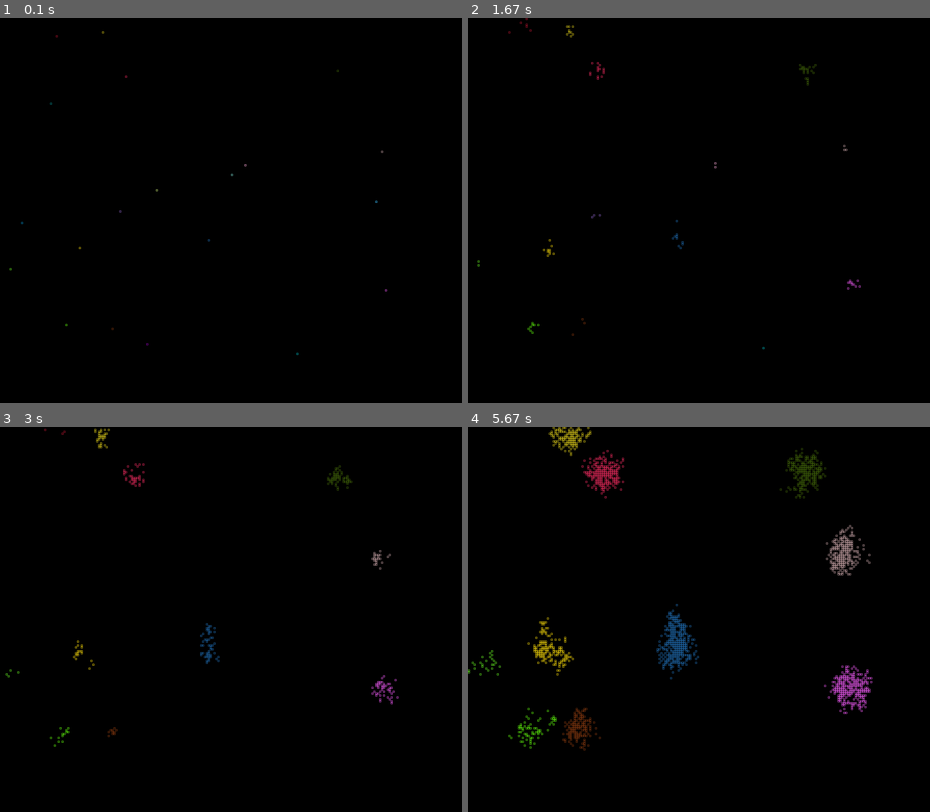
Above: before the commit, frames 1-4 (two rows, left to right).
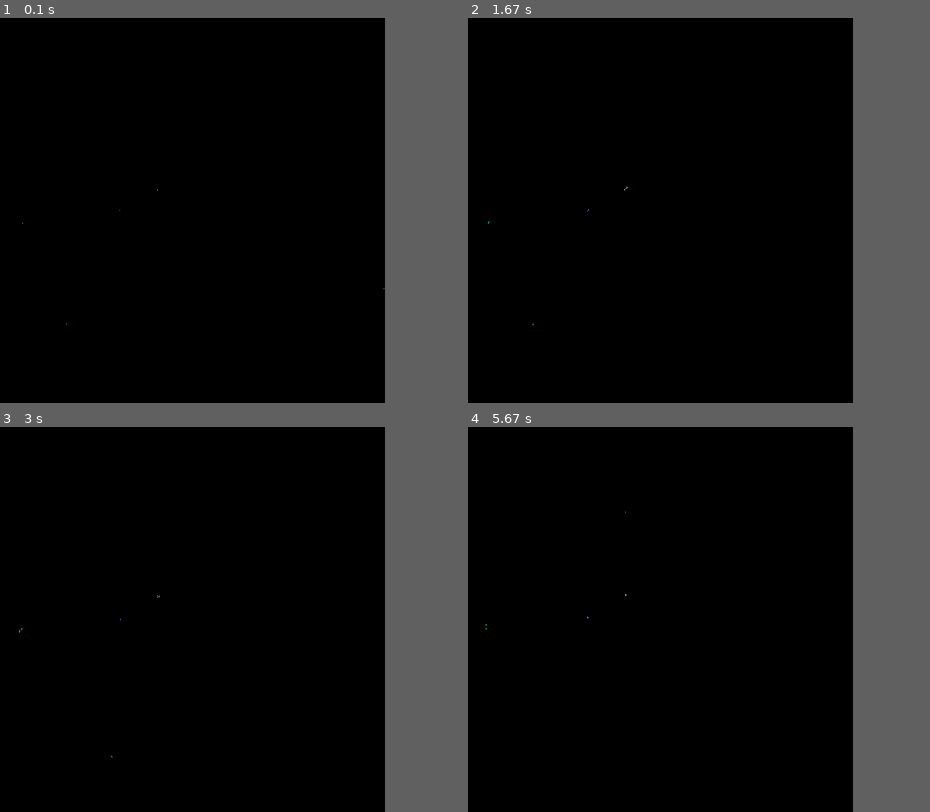
Above: after the commit, the same moments.

Repository: 6hAkunAmAtAtA9/Evolution_simulation_pygame
Game: pygame game, started from evolution_game.py
Same seed, same stepped clock (60 frames per second), same inputs: the game is played once before the commit and once after it.
Inputs:
- Up to frame 1 (0.1 s): no input
- Up to frame 2 (1.67 s): no input
- Up to frame 3 (3 s): no input
- Up to frame 4 (5.67 s): no input
In our replay, the window is 900x750 before the commit and 750x750 after it. These sizes can differ from the game's own. Grey fills any space a smaller window leaves; there, only what the larger window draws over its background counts as a difference.

The runs differ from the first frame. In frame 1, less than 0.1% of the frame differs, in the area x 2-84%, y 3-88%; in frame 2, 0.2%; in frame 3, 0.6%; in frame 4, 3.2%, in the area x 0-88%, y 0-84%.

Commit message:
3. Add genome. New working killer. Round eternity

Diff:
--- /dev/null
+++ b/Genome.py
@@ -0,0 +1,8 @@
+import random
+from settings import Settings
+
+
+class Genome():
+
+    def __init__(self):
+        self.settings = Settings()
--- a/actions.py
+++ b/actions.py
@@ -2,165 +2,143 @@
 import pygame
 from settings import Settings
 from cell import Cell
+
 settings = Settings()
 
 
 def life_cicle(cell, cell_list):
     """Main circle of events in cells life"""
+    print(cell.x, cell.y, cell.genome)
     location = nearby_objects(cell, cell_list)
-    birth(cell, cell_list, location)
-    square_moving(cell, cell_list, location)
-    cell.action_possibility = False
-    cell.freedom_love += 1
+    if killer(cell, cell_list, location):  # если ложь клетка умерла, смысла жить нет
+        potention = get_activities(cell)
+        # print('potention', potention)
+        if potention >= 90:
+            square_moving(cell, cell_list, location)
+        if potention > 95:
+            birth(cell, cell_list)
 
+        if potention > 100:
+            mutation(cell)
 
-
-
-
-    #print(location[0], location[1], location[2], sep='\n')
-    #print(nearby_objects(cell, cell_list))
-
-
-# Первое движение(плавное)
-def moving(cell):
-
-    if cell.step_counter == 0:
-        cell.moving_indicator = random.randint(1, 4)
-        cell.moving_leight = random.randint(0, 50)
-
-        if cell.moving_indicator == 1 and cell.x < cell.settings.screen_width - cell.width:
-            cell.move_right_flag = True
-        elif cell.moving_indicator == 2 and cell.x > 0:
-            cell.move_left_flag = True
-        elif cell.moving_indicator == 3 and cell.y > 0:
-            cell.move_up_flag = True
-        elif cell.moving_indicator == 4 and cell.y < cell.settings.screen_height - cell.height:
-            cell.move_down_flag = True
-
-    if cell.x >= cell.settings.screen_width - cell.width or cell.step_counter == cell.moving_leight:
-        cell.move_right_flag = False
-    if cell.x <= 0 or cell.step_counter == cell.moving_leight:
-        cell.move_left_flag = False
-    if cell.y >= cell.settings.screen_height - cell.height or cell.step_counter == cell.moving_leight:
-        cell.move_down_flag = False
-    if cell.y <= 0 or cell.step_counter == cell.moving_leight:
-        cell.move_up_flag = False
-
-    if cell.step_counter == cell.moving_leight or (not cell.move_right_flag and not cell.move_left_flag
-                                                   and not cell.move_up_flag and not cell.move_down_flag):
-        cell.step_counter = 0
-
-    if cell.move_right_flag:
-        cell.x += 1
-
-        cell.step_counter += 1
-
-    if cell.move_left_flag:
-        cell.x -= 1
-
-        cell.step_counter += 1
-
-    if cell.move_up_flag:
-        cell.y -= 1
-
-        cell.step_counter += 1
-
-    if cell.move_down_flag:
-        cell.y += 1
-
-        cell.step_counter += 1
-
-    cell.object = pygame.Rect((cell.x, cell.y, cell.width, cell.height))
+        cell.action_possibility = False
+        cell.energy -= 1 + cell.genome["Желание_жить"] * 0.3
 
 def square_moving(cell, cell_list, location):
-    cell.moving_indicator = random.choice(('up', 'down', 'left', 'right'))
+    cell.moving_indicator = random.choice(('up', 'down', 'left', 'right', 'down', 'right', 'left'))  # 2 down added
 
     if cell.moving_indicator == 'up' and location[0][1] == '0':
-        cell_list[cell.y - 1][cell.x] = cell
-        cell_list[cell.y][cell.x] = '0'
-        cell.y -= 1
-        cell.energy -= 1
-        cell.freedom_love -= 2
+        if cell.y - 1 >= 0:
+            cell_list[cell.y - 1][cell.x] = cell
+            cell_list[cell.y][cell.x] = '0'
+            cell.y -= 1
+        else:
+            cell_list[settings.y_size][cell.x] = cell
+            cell_list[cell.y][cell.x] = '0'
+            cell.y = settings.y_size
 
     if cell.moving_indicator == 'down' and location[2][1] == '0':
-        cell_list[cell.y + 1][cell.x] = cell
-        cell_list[cell.y][cell.x] = '0'
-        cell.y += 1
-        cell.energy -= 1
-        cell.freedom_love -= 2
+        try:
+            cell_list[cell.y + 1][cell.x] = cell
+            cell_list[cell.y][cell.x] = '0'
+            cell.y += 1
+        except IndexError:
+            cell_list[0][cell.x] = cell
+            cell_list[cell.y][cell.x] = '0'
+            cell.y = 0
 
     if cell.moving_indicator == 'left' and location[1][0] == '0':
-        cell_list[cell.y][cell.x - 1] = cell
-        cell_list[cell.y][cell.x] = '0'
-        cell.x -= 1
-        cell.energy -= 1
-        cell.freedom_love -= 2
+        if cell.x - 1 >= 0:
+            cell_list[cell.y][cell.x - 1] = cell
+            cell_list[cell.y][cell.x] = '0'
+            cell.x -= 1
+        else:
+            cell_list[cell.y][cell.settings.x_size] = cell
+            cell_list[cell.y][cell.x] = '0'
+            cell.x = settings.x_size
 
     if cell.moving_indicator == 'right' and location[1][2] == '0':
-        cell_list[cell.y][cell.x + 1] = cell
-        cell_list[cell.y][cell.x] = '0'
-        cell.x += 1
-        cell.energy -= 1
-        cell.freedom_love -= 2
+        try:
+            cell_list[cell.y][cell.x + 1] = cell
+            cell_list[cell.y][cell.x] = '0'
+            cell.x += 1
+        except IndexError:
+            cell_list[cell.y][0] = cell
+            cell_list[cell.y][cell.x] = '0'
+            cell.x = 0
 
     cell.object = pygame.Rect((cell.x * cell.width, cell.y * cell.height, cell.width, cell.height))
 
-def movement_possibility(cell, cell_list):
-    for v in cell_list.values():
-        if cell == v:
-            continue
-        if cell.x == v.x and cell.y == v.y:
-            return False
-    return True
 
 def nearby_objects(cell, cell_list):
-    top = ['0', '0', '0']
+    top = ['-', '0', '-']
     middle = ['0', 'C', '0']
-    bottom = ['0', '0', '0']
+    bottom = ['-', '0', '-']
 
-    top[0] = try_to_see(cell_list, cell.y - 1, cell.x - 1)
+    # top[0] = try_to_see(cell_list, cell.y - 1, cell.x - 1)
     top[1] = try_to_see(cell_list, cell.y - 1, cell.x)
-    top[2] = try_to_see(cell_list, cell.y - 1, cell.x + 1)
+    # top[2] = try_to_see(cell_list, cell.y - 1, cell.x + 1)
     middle[0] = try_to_see(cell_list, cell.y, cell.x - 1)
     middle[2] = try_to_see(cell_list, cell.y, cell.x + 1)
-    bottom[0] = try_to_see(cell_list, cell.y + 1, cell.x - 1)
+    # bottom[0] = try_to_see(cell_list, cell.y + 1, cell.x - 1)
     bottom[1] = try_to_see(cell_list, cell.y + 1, cell.x)
-    bottom[2] = try_to_see(cell_list, cell.y + 1, cell.x + 1)
+    # bottom[2] = try_to_see(cell_list, cell.y + 1, cell.x + 1)
     return [top, middle, bottom]
 
+
 def try_to_see(cell_list, oringinal_y, original_x):
-    a = '-'
-    if original_x < 0 or oringinal_y < 0:
-        return '-'
     try:
         a = cell_list[oringinal_y][original_x]
     except IndexError:
-        a = '-'
+        if oringinal_y > settings.y_size:
+            a = cell_list[0][original_x]
+        if oringinal_y < 0:
+            a = cell_list[settings.y_size][original_x]
+        if original_x > settings.x_size:
+            a = cell_list[oringinal_y][0]
+        if original_x < 0:
+            a = cell_list[oringinal_y][settings.x_size]
     return a
 
 
-def birth(cell, cell_list, location):
-    birth_probability = random.randint(1, 5)
-    if birth_probability >= 5 and len(cell_list) - 1 > cell.y > 1:
+def birth(cell, cell_list):
+    if settings.y_size > cell.y > 0:
         if cell_list[cell.y - 1][cell.x] == '0':
             try:
-                cell_list[cell.y - 1][cell.x] = Cell(cell.y - 1, cell.x, cell.color)
-
+                cell_list[cell.y - 1][cell.x] = Cell(cell.y - 1, cell.x, cell.color, cell.genome)
             except IndexError:
                 pass
         elif cell_list[cell.y + 1][cell.x] == '0':
             try:
-                cell_list[cell.y + 1][cell.x] = Cell(cell.y + 1, cell.x, cell.color)
+                cell_list[cell.y + 1][cell.x] = Cell(cell.y + 1, cell.x, cell.color, cell.genome)
             except IndexError:
                 pass
 
 
+def killer(cell, cell_list, location):
+    free_place = 0
+    for raw in location:
+        free_place += raw.count('0') + raw.count('-')
+    if cell.energy <= 0 or free_place < settings.free_place_needing:
+        cell_list[cell.y][cell.x] = '0'
+        return False
+    return True
 
-def killer(cell_list, death_count):
-    for i in range(len(cell_list)):
-        for j in range(len(cell_list[i])):
-            if cell_list[i][j] != '0':
-                if (cell_list[i][j].type == 'cell' and cell_list[i][j].freedom_love > 10) or cell_list[i][j].energy == 0:
-                    cell_list[i][j] = '0'
-                    death_count += 1
-    return death_count
+
+def get_activities(cell):
+    potention = random.randint(0, 100) + cell.genome['Желание_жить']
+
+    return potention
+
+
+def mutation(cell):
+    if cell.genome['Желание_жить'] < 50:
+        cell.genome['Желание_жить'] = round(cell.genome['Желание_жить'] + 0.1, 1)
+        if 255 > cell.color[0] > 0:
+            cell.color[0] -= 1
+        elif 255 > cell.color[0] > 0:
+            cell.color[1] -= 1
+        elif 255 > cell.color[0] > 0:
+            cell.color[2] -= 1
+        else:
+            pass
--- a/cell.py
+++ b/cell.py
@@ -4,9 +4,8 @@
 
 class Cell():
 
-    def __init__(self, y, x, color):
+    def __init__(self, y, x, color, genome):
         self.type = 'cell'
-
         self.settings = Settings()
         self.width = self.settings.start_size
         self.height = self.settings.start_size
@@ -16,6 +15,7 @@
         self.energy = self.settings.start_energy
         self.action_possibility = False
         self.freedom_love = 0
+        self.genome = genome
 
 
         #self.color = random.choice(self.settings.colors)
--- a/evolution_game.py
+++ b/evolution_game.py
@@ -19,20 +19,19 @@
         self.objects = [['0' for _ in range(int(self.settings.screen_width / self.settings.start_size))]
                         for _ in range(int(self.settings.screen_height / self.settings.start_size))]
 
-
         arr = []
         for _ in range(self.settings.cells_start_count):
             a = random.randint(0, len(self.objects))
-            b = random.randint(0, len(self.objects))
+            b = random.randint(0, len(self.objects[0]))
             arr.append((a, b))
-        print(arr)
+
 
 
         for i in range(len((self.objects))):
             for j in range(len(self.objects[i])):
                 if (i, j) in arr and self.objects[i][j] == '0':
-                    color = (random.randint(0, 255), random.randint(0, 255), random.randint(0, 255))
-                    self.objects[i][j] = Cell(i,j, color)
+                    color = random.choice(self.settings.colors)
+                    self.objects[i][j] = Cell(i, j, color, {'Желание_жить': 1})
 
         for i in range(self.settings.food_start_count):
             food = Food()
@@ -47,21 +46,23 @@
 
     def run_game(self):
         while True:
+            self.cell_count = 0
             self.screen.fill(self.settings.bg_color)
-            actions.killer(self.objects, self.death_count)
+            self.round_counter += 1
 
-
+            '''Прохож основного цикла жизни с переработкой массива  координат клеток'''
             for i in range(len((self.objects))):
                 for j in range(len(self.objects[i])):
                     if self.objects[i][j] != '0':
                         if self.objects[i][j].type == 'cell' and self.objects[i][j].action_possibility == True:
                             actions.life_cicle(self.objects[i][j], self.objects)
 
-
+            """Отрисовка нового масива"""
             for i in range(len((self.objects))):
                 for j in range(len(self.objects[i])):
                     if self.objects[i][j] != '0':
                         if self.objects[i][j].type == 'cell':
+                            self.cell_count += 1
                             self.objects[i][j].action_possibility = True
                             self.cell_count += 1
                             pygame.draw.rect(self.screen, self.objects[i][j].color, self.objects[i][j].object,
@@ -70,14 +71,24 @@
                             pygame.draw.rect(self.screen, self.objects[i][j].color, self.objects[i][j].object,
                                              self.objects[i][j].line_thin)
 
+            if self.round_counter % 20 == 0:
+                a = random.randint(0, len(self.objects))
+                b = random.randint(0, len(self.objects[0]))
+                try:
+                    self.objects[a][b] = Cell(a, b, random.choice(self.settings.colors), {'Желание_жить': 1})
+                except IndexError:
+                    pass
+
+
             pygame.display.flip()
             time.sleep(0.1)
-
 
             for event in pygame.event.get():
                 if event.type == pygame.QUIT:
                     sys.exit()
 
+            print('ROUND')
+
 
 if __name__ == "__main__":
     eg = Evolution_game()
--- a/settings.py
+++ b/settings.py
@@ -1,26 +1,37 @@
 import random
+
 
 class Settings():
 
     def __init__(self):
-        self.cells_start_count = 20
+        '''Cell settings'''
+
+        self.cells_start_count = 5
         self.food_start_count = 0
-        self.screen_width = 1200
+        self.screen_width = 1000
         self.screen_height = 1000
         self.bg_color = (0, 0, 0)
         self.line_thin = 1
-        self.start_size = 5  # начальный размер квадратов
-        self.start_energy = random.randint(1, 20)
+        self.start_size = 2  # начальный размер квадратов
+
+        '''Indexing'''
+        self.y_size = int(self.screen_height / self.start_size) - 1
+        self.x_size = int(self.screen_height / self.start_size) - 1
 
         '''Colors'''
-        self.LIGHT_BLUE = (173, 216, 230)
-        self.SPRING_GREEN = (0, 255, 127)
-        self.GOLDEN_ROD = (218, 165, 32)
-        self.CRIMZON = (220, 20, 60)
-        self.VIOLET = (238, 130, 238)
-        self.MIST_ROSE = (255, 228, 225)
-        self.LIME = (0, 255, 0)
-        self.AQUA = (0, 255, 255)
-        self.ROYAL_BLUE = (65, 105, 225)
+        self.LIGHT_BLUE = [173, 216, 230]
+        self.SPRING_GREEN = [0, 255, 127]
+        self.GOLDEN_ROD = [218, 165, 32]
+        self.CRIMZON = [220, 20, 60]
+        self.VIOLET = [238, 130, 238]
+        self.MIST_ROSE = [255, 228, 225]
+        self.LIME = [0, 255, 0]
+        self.AQUA = [0, 255, 255]
+        self.ROYAL_BLUE = [65, 105, 225]
         self.colors = [self.LIGHT_BLUE, self.SPRING_GREEN, self.GOLDEN_ROD,
-                       self.CRIMZON, self.LIME, self.AQUA]
+                       self.CRIMZON, self.LIME, self.AQUA, self.MIST_ROSE,
+                       self.VIOLET, self.ROYAL_BLUE]
+
+        '''Cell life settings'''
+        self.start_energy = random.randint(10, 50)  # потом поменять
+        self.free_place_needing = 7   # стандартно 5
--- a/try.py
+++ b/try.py
@@ -1,16 +1,2 @@
-from environemt import Enviroment
-
-food = Enviroment()
-print(food.x)
-
-a = [food]
-a[0].x = 2
-print(food.x)
-
-a = [0, 1]
-try:
-    a[2] = 3
-    print(a[2])
-except IndexError:
-    a[1] = 3
-    print(a[1])
+a = [[1, 1], [2, 1]]
+print(a[0].count(1))
